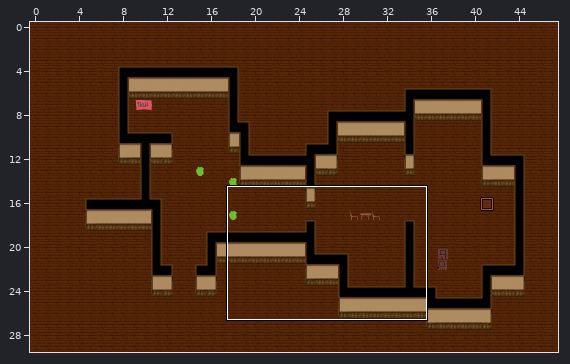
LDtk project, stored at res/maps/phasmo_world.ldtk. The first picture is a wide view before the edit; the outline marks the close-up.
Close-up. Before the commit:
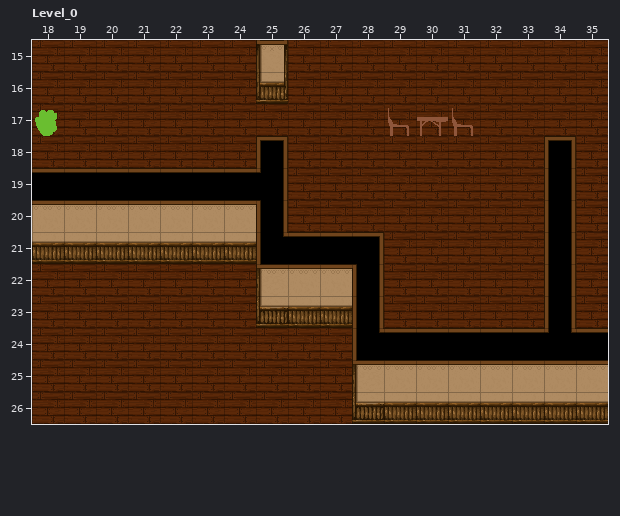
Cells are 32x32 px. Shown: Level_0 x 18..35, y 15..26. The commit also changed other parts of the map, which this record leaves out.
After:
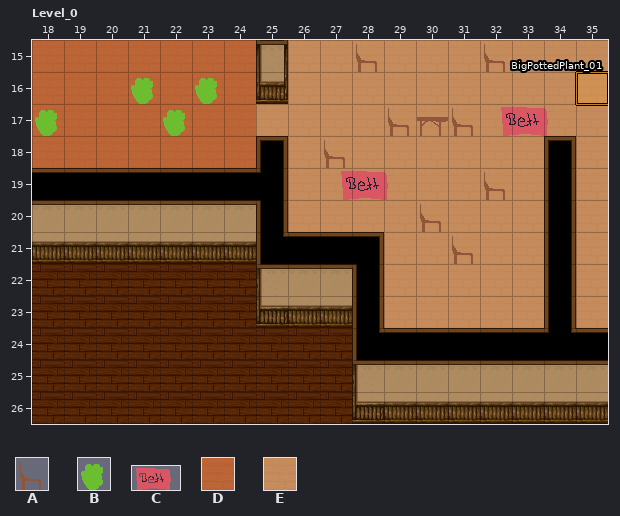
Key: from "Furnitures": A 1, B 2, C 3; from "Rooms": D 2 "Hallway", E 4 "Livingroom".
_ is an empty cell.
Objects are placed by their top-left corner, in cells (3,4 is the top-left corner of cell 3,4); size is 1x1 cell unless given.
Tiles of an added or newly shown layer are drawn over the layers below it.
See-through tiles are keyed as they look on the map.
From old to new:
Layer "Rooms" (added):
y 15..16: x 18..24 _______ -> DDDDDDD; x 26..35 __________ -> EEEEEEEEEE
y 17: x 18..35 __________________ -> DDDDDDDEEEEEEEEEEE
y 18: x 18..24 _______ -> DDDDDDD; x 26..33 ________ -> EEEEEEEE; x 35 _ -> E
y 19..20: x 26..33 ________ -> EEEEEEEE; x 35 _ -> E
y 21..23: x 29..33 _____ -> EEEEE; x 35 _ -> E
Layer "Entities":
added: "BigPottedPlant_01" rectangle at 35,16
added: B "SmallPlant" at 21,16
added: B "SmallPlant" at 22,17
added: B "SmallPlant" at 23,16
added: A "Chair" at 32,15
added: A "Chair" at 28,15
added: A "Chair" at 27,18
added: A "Chair" at 30,20
added: A "Chair" at 31,21
added: A "Chair" at 32,19
added: C "Bed" at 27.5,19 size 2x1
added: C "Bed" at 32.5,17 size 2x1
